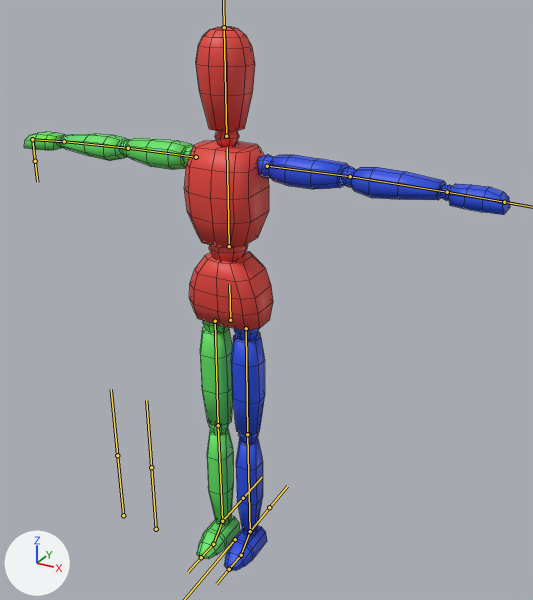
Before and after pictures for a commit that changed the FBX model Assets/Models/Template Entity.fbx.
Both versions are drawn from a 50 mm lens placed at (1.096, -1.763, 1.84), pointed at (0.043, 0.152, 0.883). Lighting does not change. The marker at lower left points along +X, +Y and +Z. The bones that bend it are drawn over the model as lines. Mesh edges are drawn as thin lines.
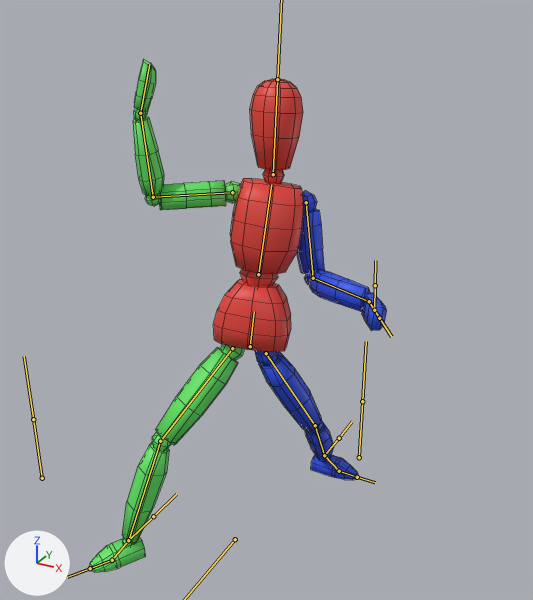
The newer file adds an action. The first version stands in its rest pose; the second is drawn at frame 5 of the action 'Armature|Break Guard'.

Boxes (x1, y1, x2, y2) around the edits, measured in the pictures (533 x 600 px):
```json
{"object": "Cube", "change": "posed", "before": [24, 27, 510, 571], "after": [89, 59, 387, 572], "on screen": "39% narrower"}
{"bone": "Hip", "before": "(230, 320) to (229, 284)", "after": "(250, 346) to (254, 311)"}
{"bone": "Spine", "before": "(229, 246) to (227, 147)", "after": "(258, 274) to (271, 184)"}
{"bone": "Head", "before": "(226, 136) to (224, 27)", "after": "(273, 174) to (277, 79)"}
{"bone": "Upper Arm.L", "before": "(267, 166) to (350, 176)", "after": "(306, 202) to (313, 278)"}
{"bone": "Lower Arm.L", "before": "(350, 176) to (447, 192)", "after": "(313, 278) to (369, 301)"}
{"bone": "Hand.L", "before": "(447, 192) to (504, 202)", "after": "(369, 301) to (379, 318)"}
{"bone": "Upper Arm.R", "before": "(196, 157) to (128, 148)", "after": "(232, 192) to (153, 197)"}
{"bone": "Lower Arm.R", "before": "(128, 148) to (64, 141)", "after": "(153, 197) to (140, 113)"}
{"bone": "Hand.R", "before": "(64, 141) to (32, 139)", "after": "(140, 113) to (149, 64)"}
{"bone": "Upper Leg.L", "before": "(246, 328) to (247, 434)", "after": "(266, 353) to (315, 425)"}
{"bone": "Lower Leg.L", "before": "(247, 434) to (250, 531)", "after": "(315, 425) to (324, 455)"}
{"bone": "Foot.L", "before": "(250, 531) to (241, 555)", "after": "(324, 455) to (339, 471)"}
{"bone": "Upper Leg.R", "before": "(215, 321) to (218, 425)", "after": "(232, 348) to (160, 441)"}
{"bone": "Lower Leg.R", "before": "(218, 425) to (222, 521)", "after": "(160, 441) to (128, 540)"}
{"bone": "Foot.R", "before": "(222, 521) to (213, 544)", "after": "(128, 540) to (112, 560)"}
```

Edits to the scene script, one JSON object a line:
```json
{"block": "bone_hip", "where": "bone_hip = bpy.data.objects['Armature'].pose.bones['Hip']  # child of 'Root'"}
{"op": "set", "path": "bone_hip.location", "old": "(0.0, 0.0, 0.0)", "new": "(0.0, -0.145, -0.117)"}
{"op": "set", "path": "bone_hip.rotation_quaternion", "old": "(1.0, 0.0, 0.0, 0.0)", "new": "(0.977, -0.127, 0.168, -0.022)", "note": "degrees (0, 0, 0) -> degrees (-16, 19, -5)"}
{"block": "bone_spine", "where": "bone_spine = bpy.data.objects['Armature'].pose.bones['Spine']  # child of 'Hip'"}
{"op": "set", "path": "bone_spine.rotation_quaternion", "old": "(1.0, 0.0, 0.0, 0.0)", "new": "(0.993, 0.038, 0.11, -0.011)", "note": "degrees (0, 0, 0) -> degrees (4, 13, -1)"}
{"block": "bone_head", "where": "bone_head = bpy.data.objects['Armature'].pose.bones['Head']  # child of 'Spine'"}
{"op": "set", "path": "bone_head.rotation_quaternion", "old": "(1.0, 0.0, 0.0, 0.0)", "new": "(0.961, 0.044, -0.271, 0.041)", "note": "degrees (0, 0, 0) -> degrees (4, -32, 4)"}
{"block": "bone_upper_arm_l", "where": "bone_upper_arm_l = bpy.data.objects['Armature'].pose.bones['Upper Arm.L']  # child of 'Spine'"}
{"op": "set", "path": "bone_upper_arm_l.rotation_quaternion", "old": "(1.0, 0.0, 0.0, 0.0)", "new": "(0.723, -0.222, -0.309, -0.576)", "note": "degrees (0, 0, 0) -> degrees (3, -45, -78)"}
{"block": "bone_lower_arm_l", "where": "bone_lower_arm_l = bpy.data.objects['Armature'].pose.bones['Lower Arm.L']  # child of 'Upper Arm.L'"}
{"op": "set", "path": "bone_lower_arm_l.rotation_quaternion", "old": "(1.0, 0.0, 0.0, 0.0)", "new": "(0.763, 0.64, 0.068, -0.064)", "note": "degrees (0, 0, 0) -> degrees (80, 11, -1)"}
{"block": "bone_hand_l", "where": "bone_hand_l = bpy.data.objects['Armature'].pose.bones['Hand.L']  # child of 'Lower Arm.L'"}
{"op": "set", "path": "bone_hand_l.rotation_quaternion", "old": "(1.0, 0.0, 0.0, 0.0)", "new": "(0.962, 0.0, -0.045, -0.271)", "note": "degrees (0, 0, 0) -> degrees (1, -5, -32)"}
{"block": "bone_upper_arm_r", "where": "bone_upper_arm_r = bpy.data.objects['Armature'].pose.bones['Upper Arm.R']  # child of 'Spine'"}
{"op": "set", "path": "bone_upper_arm_r.rotation_quaternion", "old": "(1.0, 0.0, 0.0, 0.0)", "new": "(0.658, -0.021, 0.745, 0.111)", "note": "degrees (0, 0, 0) -> degrees (-51, 100, -40)"}
{"block": "bone_lower_arm_r", "where": "bone_lower_arm_r = bpy.data.objects['Armature'].pose.bones['Lower Arm.R']  # child of 'Upper Arm.R'"}
{"op": "set", "path": "bone_lower_arm_r.rotation_quaternion", "old": "(1.0, 0.0, 0.0, 0.0)", "new": "(0.646, 0.475, 0.352, 0.482)", "note": "degrees (0, 0, 0) -> degrees (72, 0, 73)"}
{"block": "bone_hand_r", "where": "bone_hand_r = bpy.data.objects['Armature'].pose.bones['Hand.R']  # child of 'Lower Arm.R'"}
{"op": "set", "path": "bone_hand_r.rotation_quaternion", "old": "(1.0, 0.0, 0.0, 0.0)", "new": "(-0.101, -0.154, 0.982, 0.027)", "note": "degrees (0, 0, 0) -> degrees (-5, -169, 18)"}
{"block": "bone_upper_leg_l", "where": "bone_upper_leg_l = bpy.data.objects['Armature'].pose.bones['Upper Leg.L']  # child of 'Hip'"}
{"op": "set", "path": "bone_upper_leg_l.rotation_quaternion", "old": "(1.0, 0.0, 0.0, 0.0)", "new": "(0.885, -0.325, -0.287, -0.169)", "note": "degrees (0, 0, 0) -> degrees (-37, -38, -8)"}
{"block": "bone_lower_leg_l", "where": "bone_lower_leg_l = bpy.data.objects['Armature'].pose.bones['Lower Leg.L']  # child of 'Upper Leg.L'"}
{"op": "set", "path": "bone_lower_leg_l.rotation_quaternion", "old": "(1.0, 0.0, 0.0, 0.0)", "new": "(0.97, 0.0, 0.0, -0.243)", "note": "degrees (0, 0, 0) -> degrees (0, 0, -28)"}
{"block": "bone_foot_l", "where": "bone_foot_l = bpy.data.objects['Armature'].pose.bones['Foot.L']  # child of 'Lower Leg.L'"}
{"op": "set", "path": "bone_foot_l.rotation_quaternion", "old": "(1.0, 0.0, 0.0, 0.0)", "new": "(0.921, 0.038, -0.359, 0.145)", "note": "degrees (0, 0, 0) -> degrees (-3, -42, 19)"}
{"block": "bone_upper_leg_r", "where": "bone_upper_leg_r = bpy.data.objects['Armature'].pose.bones['Upper Leg.R']  # child of 'Hip'"}
{"op": "set", "path": "bone_upper_leg_r.rotation_quaternion", "old": "(1.0, 0.0, 0.0, 0.0)", "new": "(0.906, 0.195, 0.315, 0.205)", "note": "degrees (0, 0, 0) -> degrees (34, 29, 35)"}
{"block": "bone_lower_leg_r", "where": "bone_lower_leg_r = bpy.data.objects['Armature'].pose.bones['Lower Leg.R']  # child of 'Upper Leg.R'"}
{"op": "set", "path": "bone_lower_leg_r.rotation_quaternion", "old": "(1.0, 0.0, 0.0, 0.0)", "new": "(0.976, 0.0, 0.0, -0.218)", "note": "degrees (0, 0, 0) -> degrees (0, 0, -25)"}
{"block": "bone_foot_r", "where": "bone_foot_r = bpy.data.objects['Armature'].pose.bones['Foot.R']  # child of 'Lower Leg.R'"}
{"op": "set", "path": "bone_foot_r.rotation_quaternion", "old": "(1.0, 0.0, 0.0, 0.0)", "new": "(0.983, 0.005, 0.073, -0.167)", "note": "degrees (0, 0, 0) -> degrees (-1, 8, -19)"}
```
